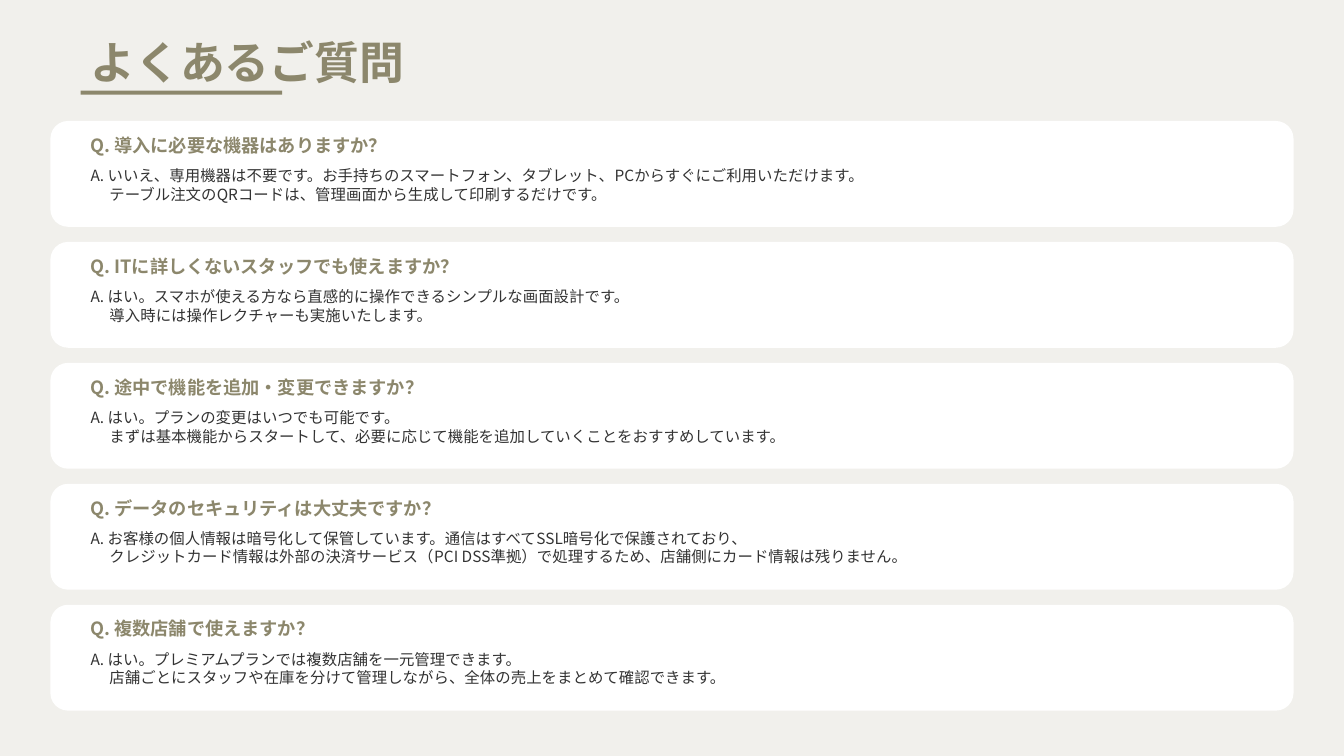
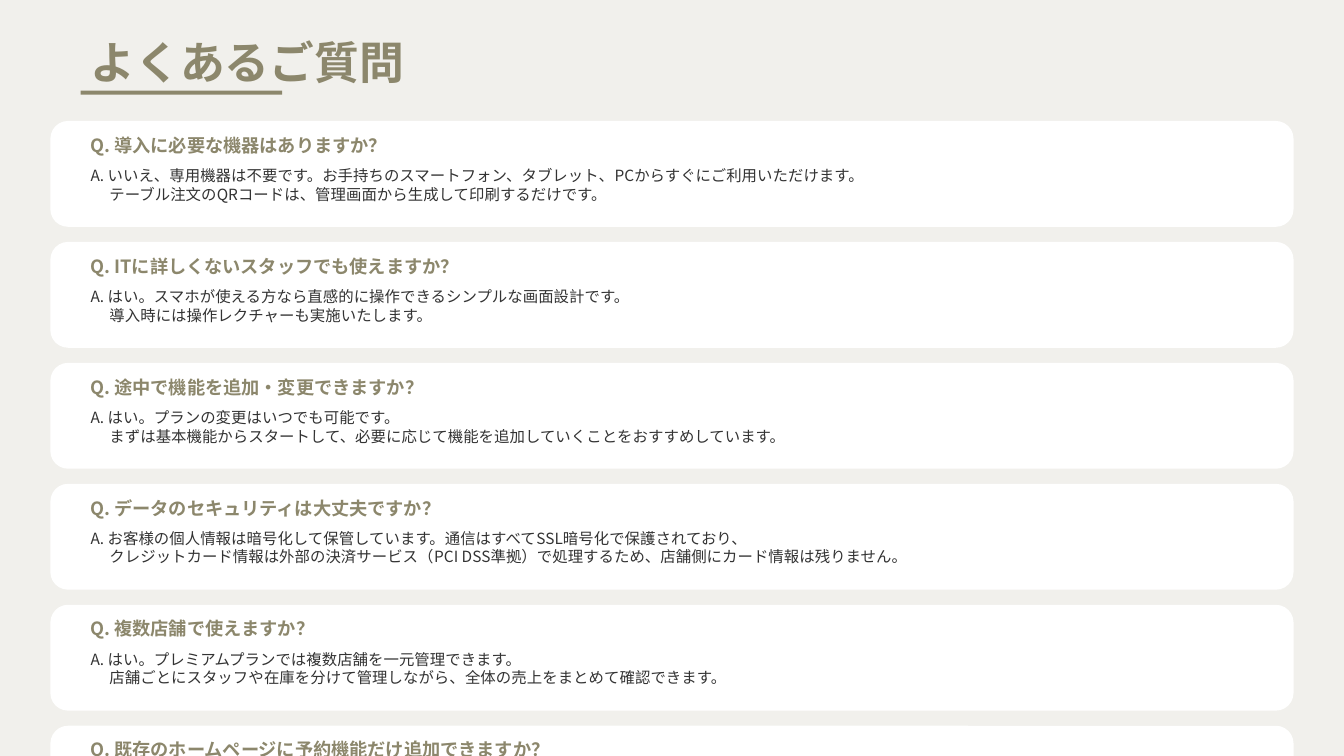
Before and after one commit to FUHI12342/NewFUHI, a slide deck: slide 27 of docs/TimeBaiBai_サービス紹介資料.pptx. Drawn at 1344x756 pixels with LibreOffice and Linux fonts; fonts in the diff are those of the drawing. Boxes give left, top, right and bottom in pixels: in the first picture for what was removed or moved away, otherwise in the second. Text is boxed around its words. In the diff, an @@ line names an element or a change of style, - is before the commit and + after.

```diff
--- a/docs/TimeBaiBai_サービス紹介資料.pptx
+++ b/docs/TimeBaiBai_サービス紹介資料.pptx
@@ rounded rectangle added at (50, 726, 1294, 756), fill #FFFFFF @@
```
Also in this commit, not shown: 2 other slides changed, 3 other files.
